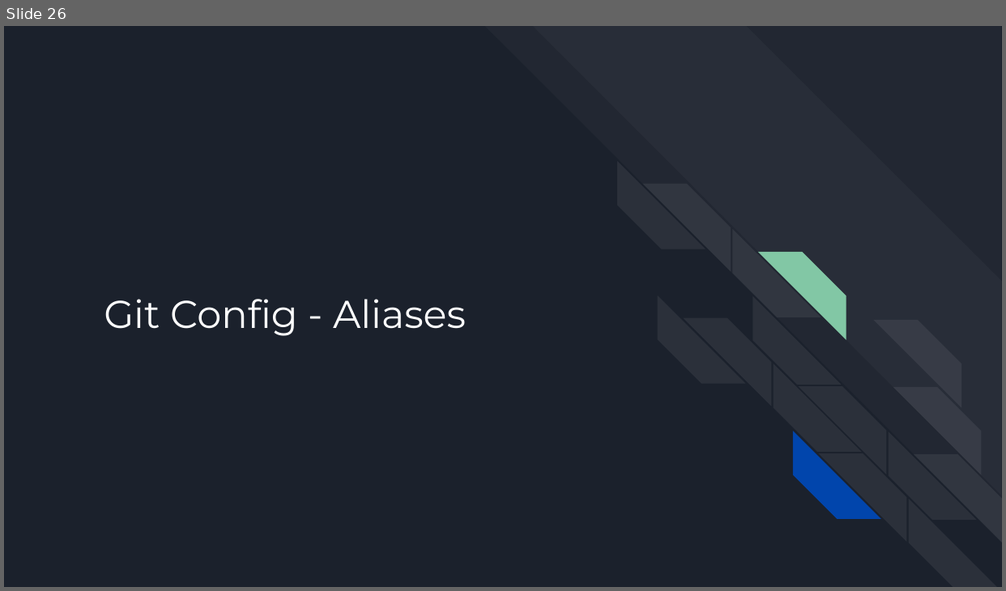
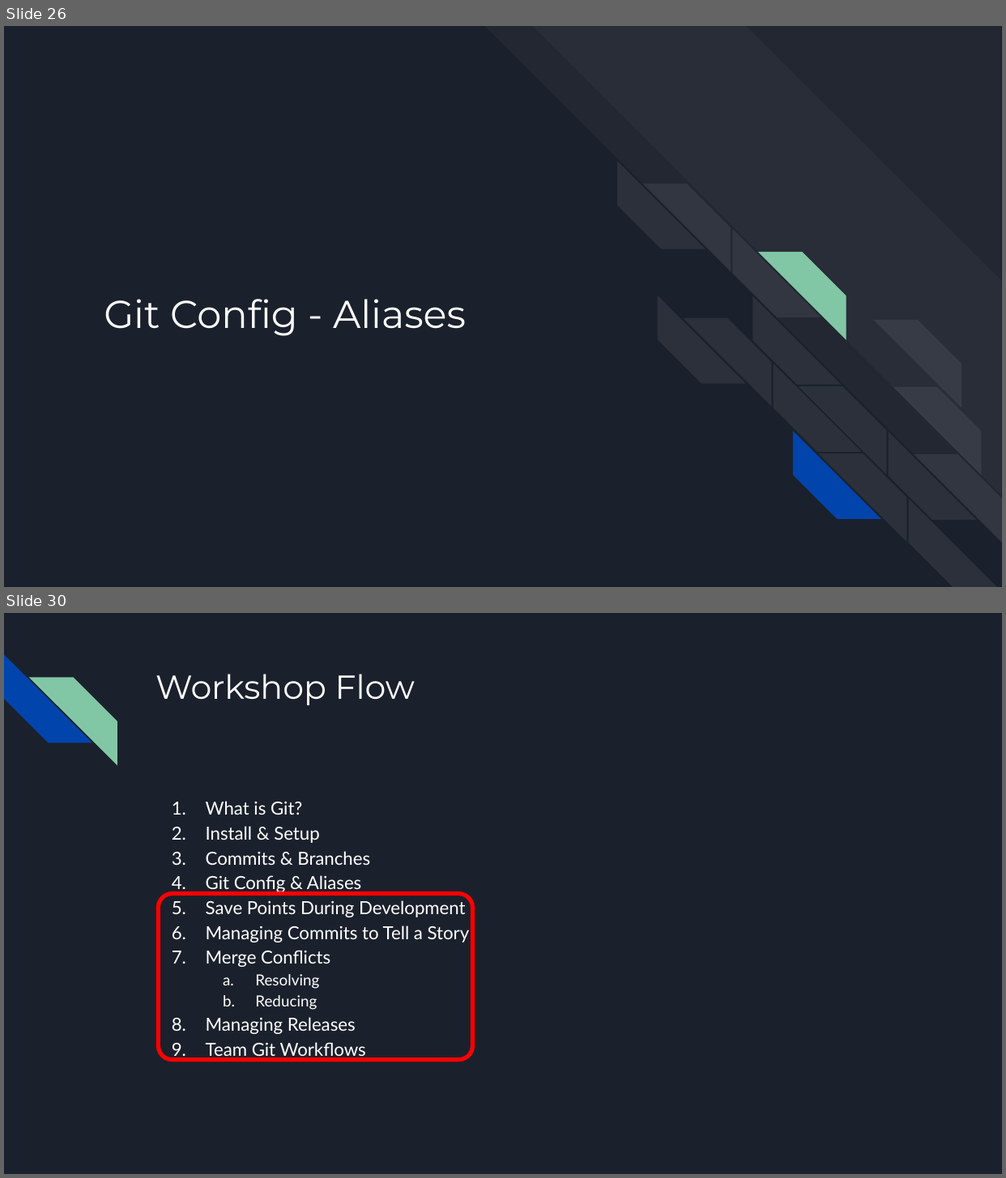
Before and after one commit to batibot323/git-workshop, a slide deck: Git Workshop.pptx. Shown one above the other, each under a label of ours: slide 26 before the commit, slides 26 and 30 after it; the slides between them are not shown. The pictures are 1006x591 and 1006x1178 pixels, drawn with LibreOffice and Linux fonts; fonts in the diff are those of the drawing. Boxes give left, top, right and bottom in pixels: in the first picture for what was removed or moved away, otherwise in the second. Text is boxed around its words. In the diff, an @@ line names an element or a change of style, - is before the commit and + after.

```diff
--- a/Git Workshop.pptx
+++ b/Git Workshop.pptx
@@ slide 30 added at (4,613,1002,1174), background #1B212C @@
@@ diag stripe added at (4,655,91,743), fill #0145AC @@
@@ diag stripe added at (29,677,117,764), fill #82C7A5 @@
@@ title added at (155,674,415,705), 24 pt, text #FFFFFF @@
+Workshop Flow
@@ text added at (206,801,470,1060), 13 pt, text #FFFFFF @@
+1. What is Git?
+2. Install & Setup
+3. Commits & Branches
+4. Git Config & Aliases
+5. Save Points During Development
+6. Managing Commits to Tell a Story
+7. Merge Conflicts
+  a. Resolving
+  b. Reducing
+8. Managing Releases
+9. Team Git Workflows
@@ rounded rectangle added at (159,893,473,1060), outline #FF0000 3 pt @@
```
Also in this commit, not shown: 16 other slides added, 2 slides removed.
